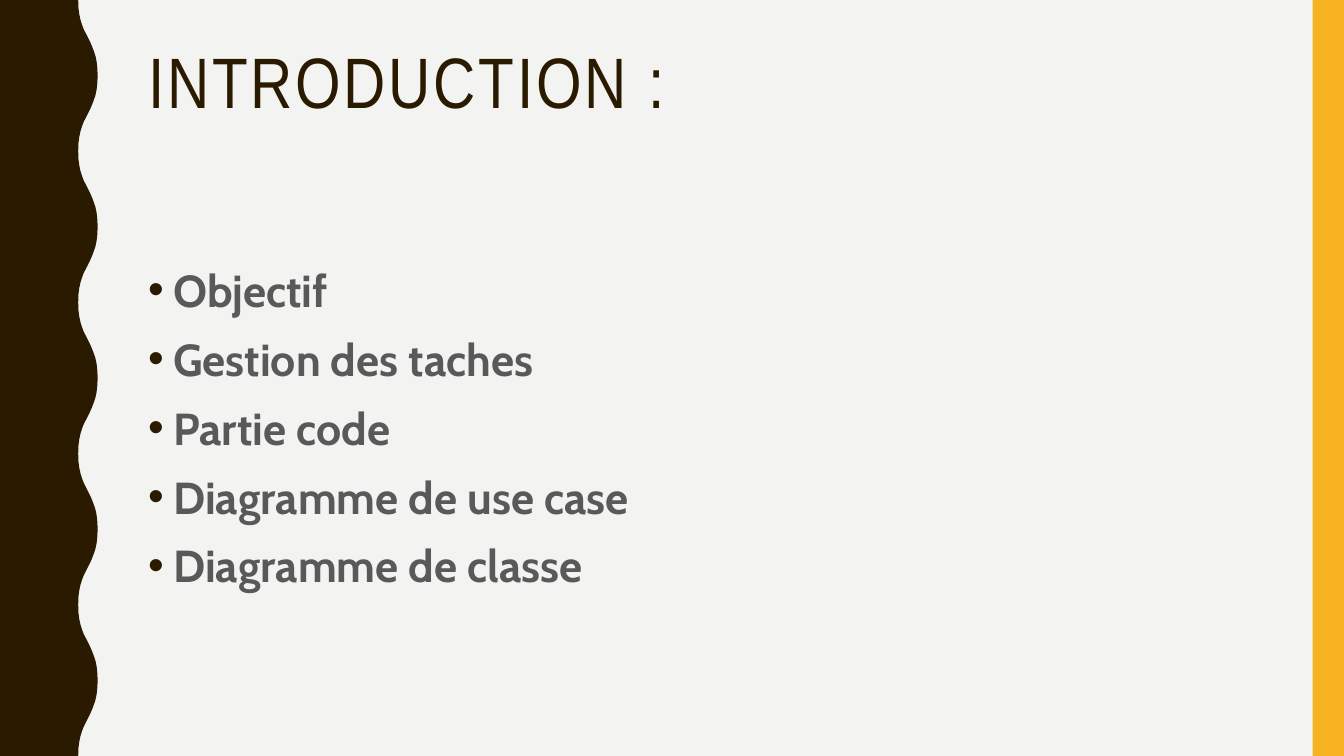
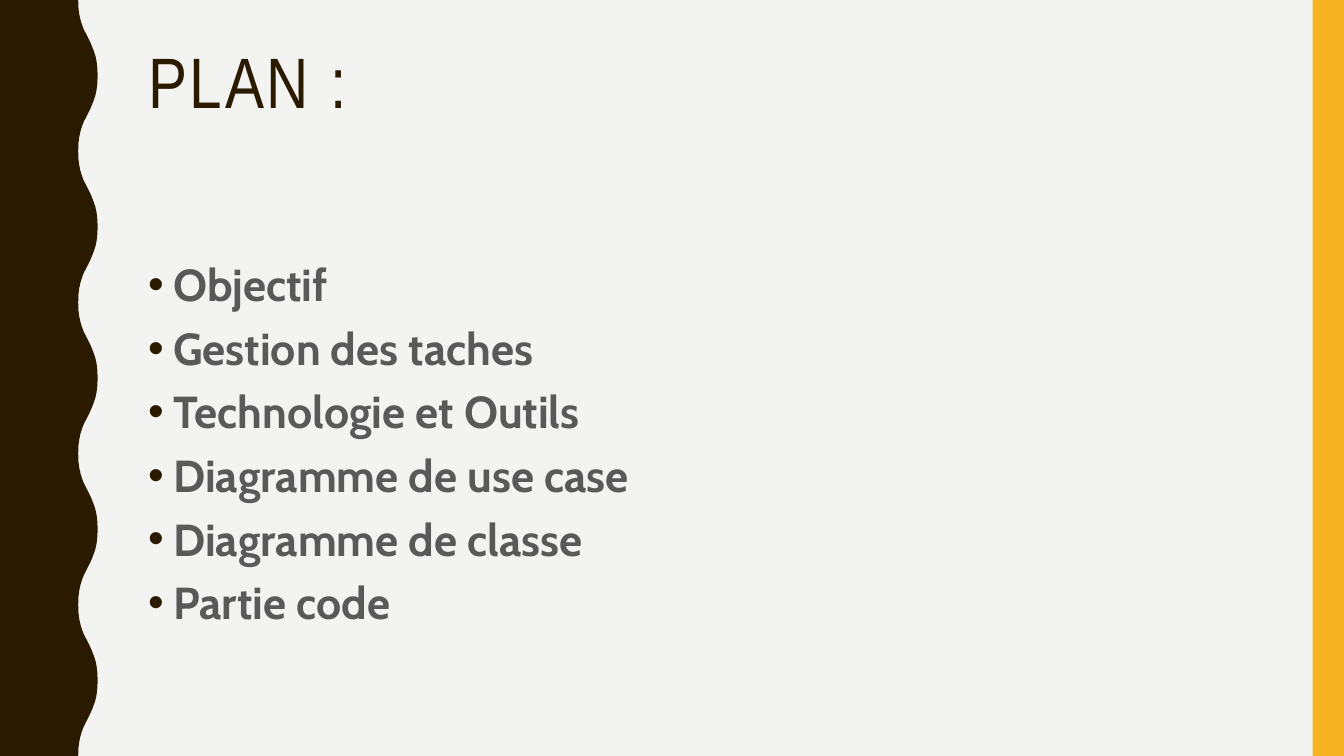
Before and after one commit to rami-mehaibia/Application-de-gestion-de-pharmacie., a slide deck: slide 2 of 1er Présentation.pptx. Drawn at 1344x756 pixels with LibreOffice and Linux fonts; fonts in the diff are those of the drawing. Boxes give left, top, right and bottom in pixels: in the first picture for what was removed or moved away, otherwise in the second. Text is boxed around its words. In the diff, an @@ line names an element or a change of style, - is before the commit and + after.

```diff
--- a/1er Présentation.pptx
+++ b/1er Présentation.pptx
@@ title at <box>148,59,309,108</box>: text changed @@
-INTRODUCTION :
+PLAN :
@@ text at <box>173,267,628,566</box>: line spacing 1.1 to 1 @@
@@ text at <box>173,394,580,439</box>: text changed @@
-• Partie code
+• Technologie et Outils
@@ text at <box>173,585,390,620</box>: paragraph added @@
+• Partie code
```
Also in this commit, not shown: 3 other slides changed.
